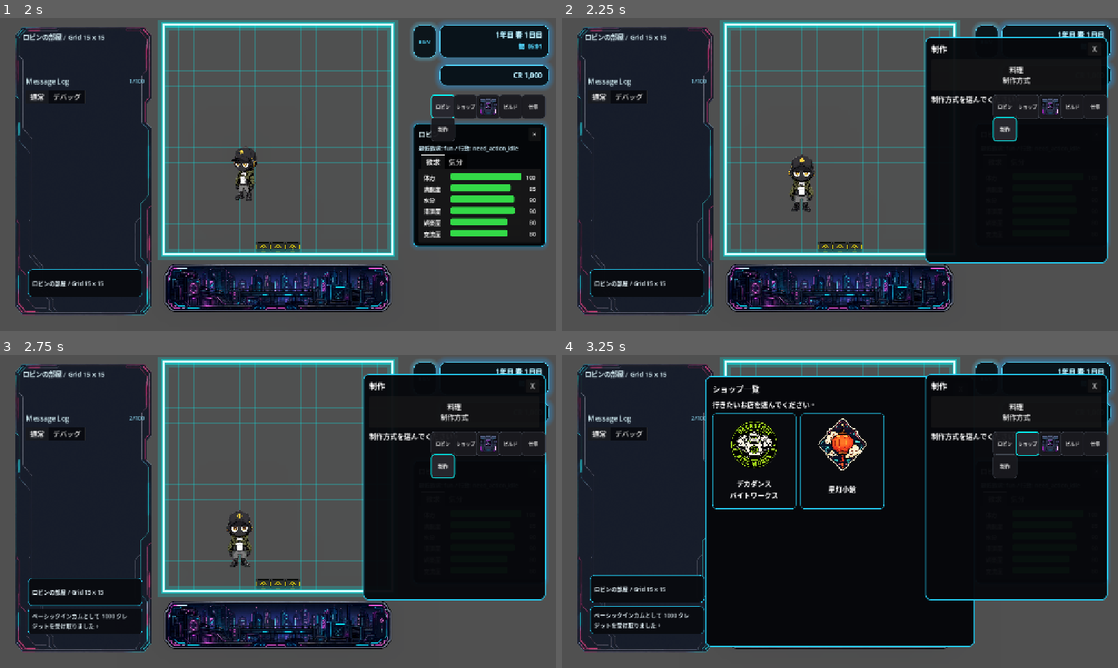
Above: before the commit, frames 1-4 (two rows, left to right).
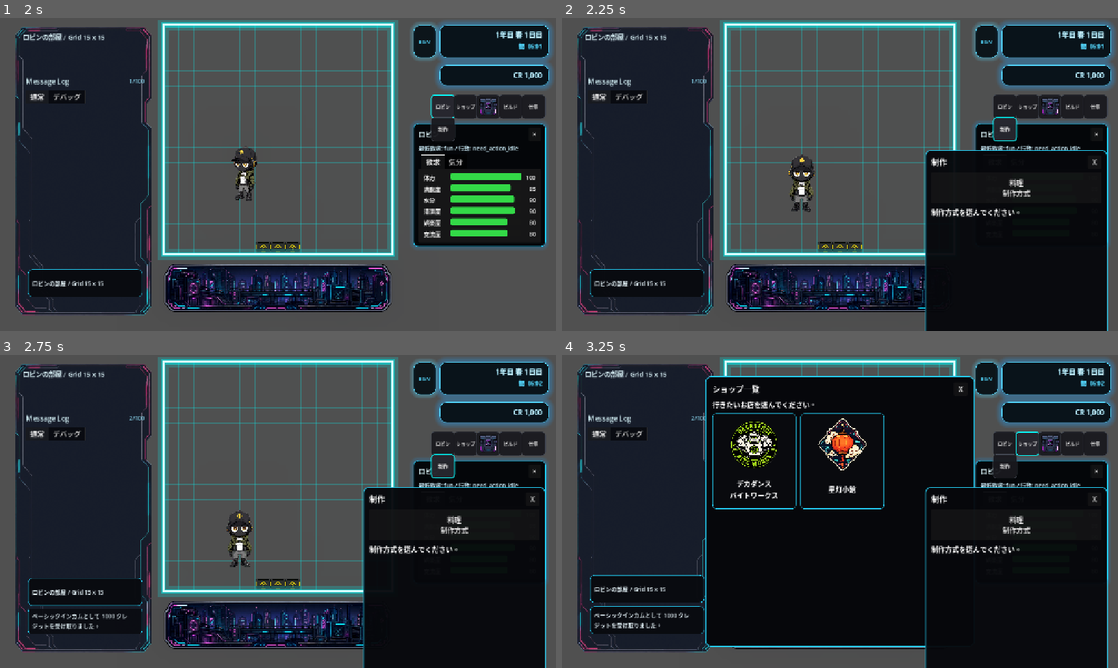
Above: after the commit, the same moments.

Repository: grimoire1089-coder/optimistic
Game: Godot game, scene res://Scenes/Boot/TitleScene.tscn
Same seed, same stepped clock (60 frames per second), same inputs: the game is played once before the commit and once after it. Sound files missing from this copy of the repository are replaced by a short silence.
Inputs:
- Up to frame 1 (2 s): click "はじめる" at 0.5 s; click "ロビン" at 1.25 s
- Up to frame 2 (2.25 s): click "制作" at 2 s
- Up to frame 3 (2.75 s): no input
- Up to frame 4 (3.25 s): click "ショップ" at 2.75 s

Frame 1 is identical in both runs. In frame 2, 14% of the frame differs, in the area x 65-99%, y 6-100%; in frame 3, 14%; in frame 4, 10%.

Commit message:
Place craft menu as a larger panel

Diff:
--- a/Scripts/UI/HUD/CraftMenu.gd
+++ b/Scripts/UI/HUD/CraftMenu.gd
@@ -7,6 +7,7 @@
 	"res://Data/Craft/Recipes/Cooking_0001_WhiteRice.tres",
 ]
 
+const LARGE_MENU_TOP_RIGHT_OFFSET := Vector2(-444.0, 304.0)
 const LARGE_MENU_SIZE := Vector2(420.0, 520.0)
 const RECIPE_CARD_SIZE := Vector2(380.0, 170.0)
 
@@ -48,6 +49,7 @@
 func _ready() -> void:
 	visible = false
 	custom_minimum_size = LARGE_MENU_SIZE
+	call_deferred("_apply_large_layout_after_parent")
 	if not is_in_group(&"craft_menu"):
 		add_to_group(&"craft_menu")
 	close_button.pressed.connect(close_menu)
@@ -56,8 +58,20 @@
 	_show_category_view()
 
 
+func _apply_large_layout_after_parent() -> void:
+	anchor_left = 1.0
+	anchor_top = 0.0
+	anchor_right = 1.0
+	anchor_bottom = 0.0
+	offset_left = LARGE_MENU_TOP_RIGHT_OFFSET.x
+	offset_top = LARGE_MENU_TOP_RIGHT_OFFSET.y
+	offset_right = LARGE_MENU_TOP_RIGHT_OFFSET.x + LARGE_MENU_SIZE.x
+	offset_bottom = LARGE_MENU_TOP_RIGHT_OFFSET.y + LARGE_MENU_SIZE.y
+
+
 func open_menu() -> void:
 	visible = true
+	_apply_large_layout_after_parent()
 	if _selected_method_id == cooking_method_id:
 		_show_cooking_view()
 		return
